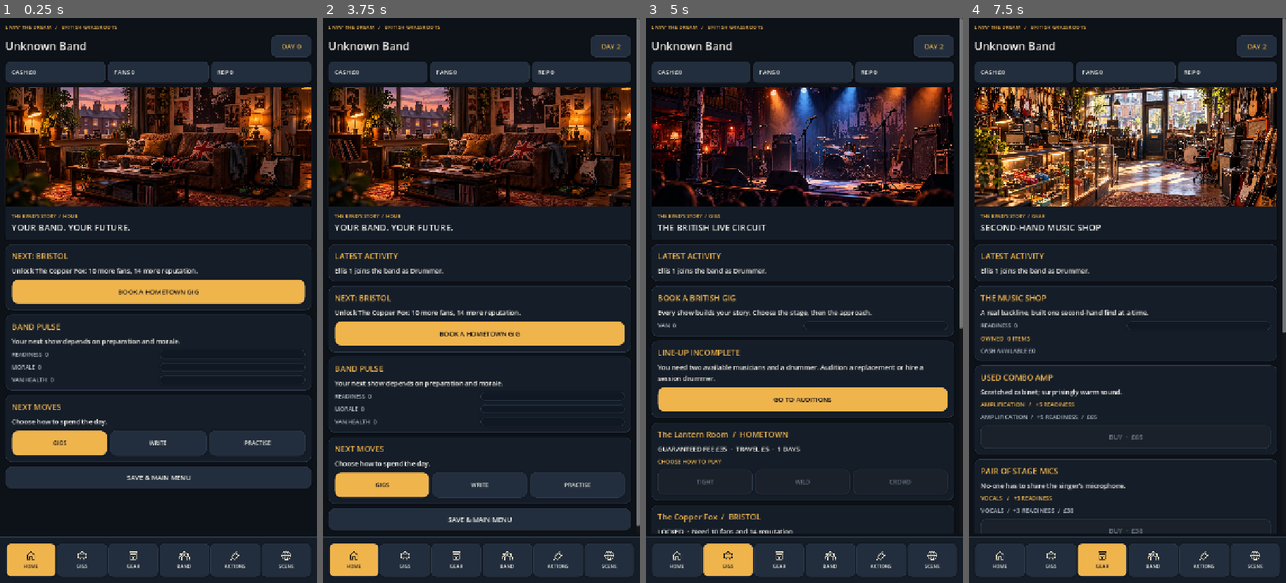
Above: before the commit, frames 1-4 (left to right).
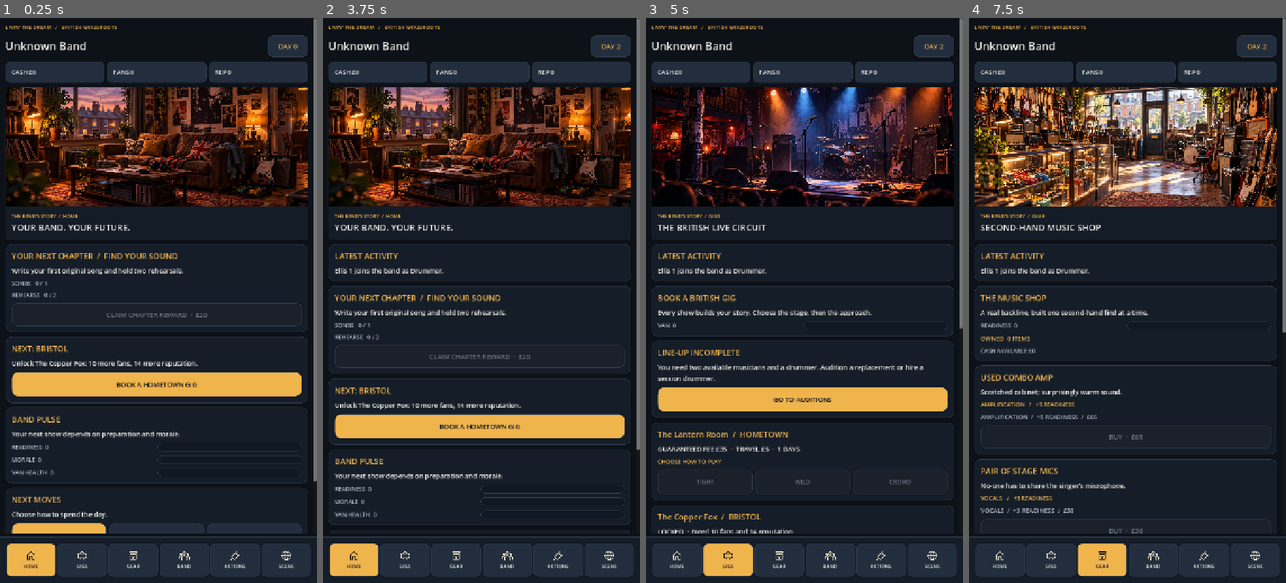
Above: after the commit, the same moments.

Repository: alimuir654-rgb/BandMaster
Game: Godot game, scene res://Scenes/CareerHub.tscn
The game is run twice, just before and just after one commit, with the same random seed, the same clock (stepped at 60 frames per second) and the same inputs. This scene is started directly instead of the project's main scene.
Inputs (mouse positions are in pixels of both pictures, inside the frame that each line leads up to):
- Up to frame 1 (0.25 s): no input
- Up to frame 2 (3.75 s): click "BOOK A HOMETOWN GIG" at 0.5 s; click "GO TO AUDITIONS" at 1.25 s; click "SIGN · £0" at 2 s; click "SIGN · £0" at 2.75 s; click (354, 560) at 3.52 s
- Up to frame 3 (5 s): click "BOOK A HOMETOWN GIG" at 4.25 s
- Up to frame 4 (7.5 s): click "GO TO AUDITIONS" at 5 s; click (1051, 560) at 5.77 s; click "GO TO AUDITIONS" at 6.5 s; click (1102, 560) at 7.27 s

The runs differ from the first frame. In frame 1, 26% of the frame differs, in the area x 1-100%, y 0-92%; in frame 2, 15%; in frame 3, less than 0.1%; in frame 4, less than 0.1%.
Error before the commit: Invalid access to property or key 'band' on a base object of type 'Dictionary'. (res://Scripts/career_hub.gd:567)
Error after the commit: Invalid access to property or key 'band' on a base object of type 'Dictionary'. (res://Scripts/career_hub.gd:579)

Commit message:
ui: show career chapter goals, objective progress and claimable rewards on home screen

Diff:
--- a/Scripts/career_hub.gd
+++ b/Scripts/career_hub.gd
@@ -7,6 +7,7 @@
 const Gear = preload("res://Scripts/gear_shop.gd")
 const Members = preload("res://Scripts/member_management.gd")
 const Story = preload("res://Scripts/career_story.gd")
+const Chapters = preload("res://Scripts/career_chapters.gd")
 const Drama = preload("res://Scripts/band_drama.gd")
 const Life = preload("res://Scripts/member_life.gd")
 const SAVE_PATH := "user://tour_save.json"
@@ -228,6 +229,17 @@
 
 
 func _home() -> void:
+ var chapter: Dictionary = Chapters.progress(_state())
+ var chapter_box := _card("YOUR NEXT CHAPTER  /  "+str(chapter.get("title","")) ,str(chapter.get("description","")))
+ if not bool(chapter.get("done",false)):
+  for objective in chapter.get("requirements",[]):
+   _label(chapter_box,"%s   %d / %d" % [str(objective["label"]).to_upper(),int(objective["current"]),int(objective["target"])],13,UI.MUTED)
+  var claim := UI.button("CLAIM CHAPTER REWARD  ·  £%d" % int(chapter.get("reward_cash",0)),true)
+  claim.disabled = not bool(chapter.get("ready",false))
+  claim.custom_minimum_size.y = 52
+  chapter_box.add_child(claim)
+  var chapter_id := str(chapter.get("id",""))
+  claim.pressed.connect(func() -> void: _finish(Chapters.claim(_state(),chapter_id)))
  var fans := _num("fans")
  var rep := _num("reputation")
  var missing: Dictionary = {}
